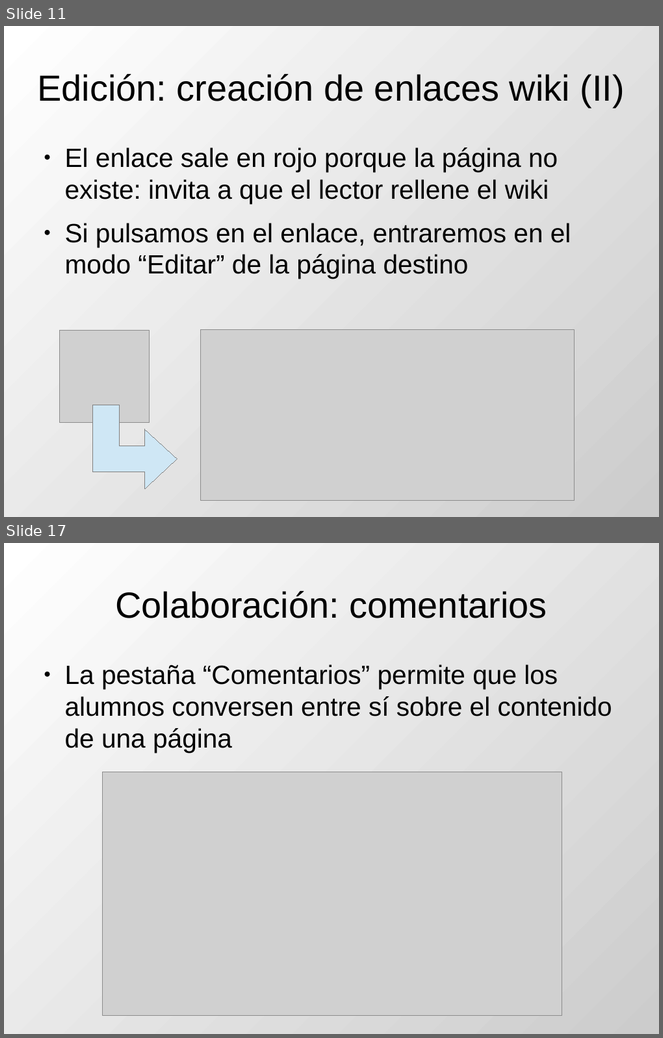
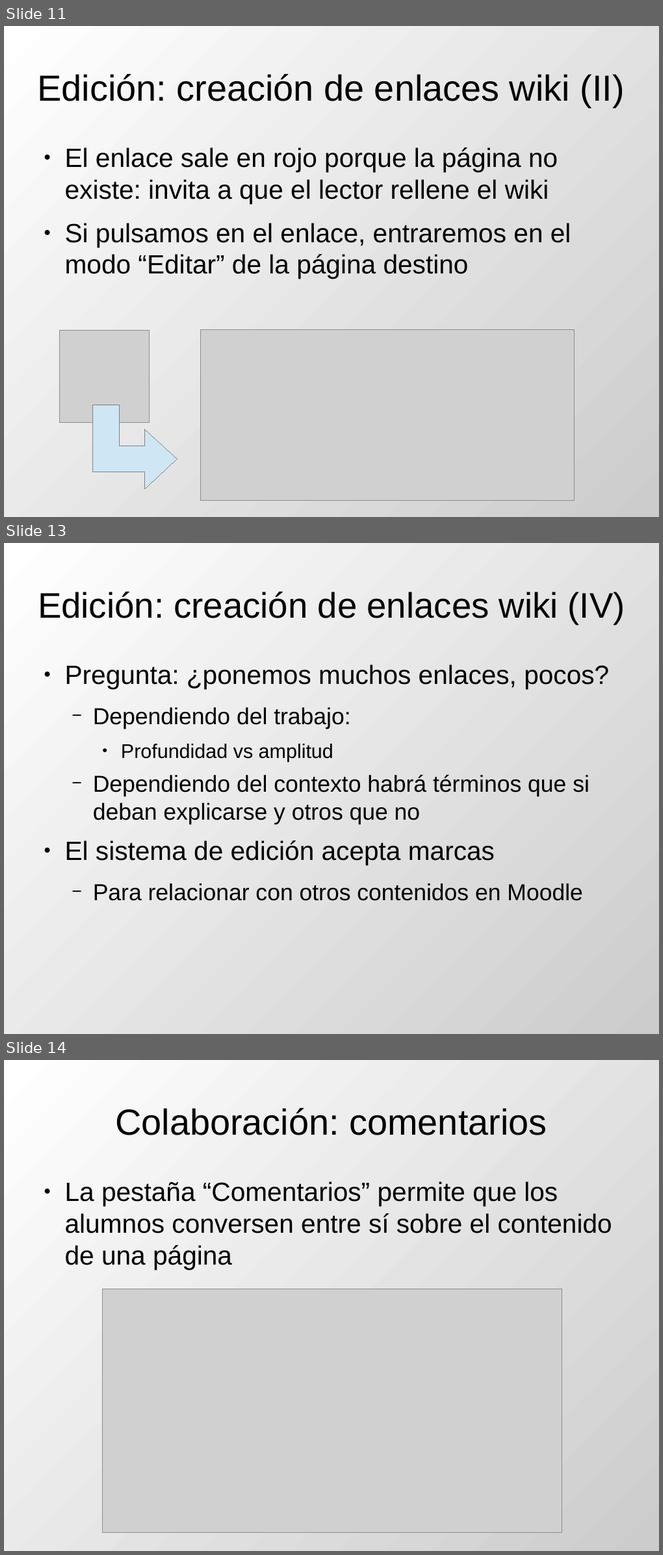
Before and after one commit to DrPantera/wikis4education, a slide deck: uca-2013_07/tema-3-WikisEnMoodle.odp. Shown one above the other, each under a label of ours: slides 11 and 17 before the commit, slides 11, 13 and 14 after it; the slides between them are not shown. The pictures are 663x1038 and 663x1555 pixels, drawn with LibreOffice and Linux fonts; fonts in the diff are those of the drawing; grey boxes stand for pictures. Boxes give left, top, right and bottom in pixels: in the first picture for what was removed or moved away, otherwise in the second. Text is boxed around its words. In the diff, an @@ line names an element or a change of style, - is before the commit and + after.

Commit message:
edicion por secciones en moodle

```diff
--- a/uca-2013_07/tema-3-WikisEnMoodle.odp
+++ b/uca-2013_07/tema-3-WikisEnMoodle.odp
@@ slide 13 added at bbox=[4, 543, 659, 1034], background gradient #FFFFFF to #CCCCCC @@
@@ title added at bbox=[38, 591, 625, 624], 43 pt, text #000000 @@
+Edición: creación de enlaces wiki (IV)
@@ text added at bbox=[65, 665, 609, 901], 28 pt, text #000000 @@
+● Pregunta: ¿ponemos muchos enlaces, pocos?
+  − Dependiendo del trabajo:
+    ● Profundidad vs amplitud
+  − Dependiendo del contexto habrá términos que si deban explicarse y otros que no
+● El sistema de edición acepta marcas
+  − Para relacionar con otros contenidos en Moodle
@@ what was slide 17 is now slide 14 @@
```
Also in this commit, not shown: 5 slides changed, 2 other slides added, 2 other files.
